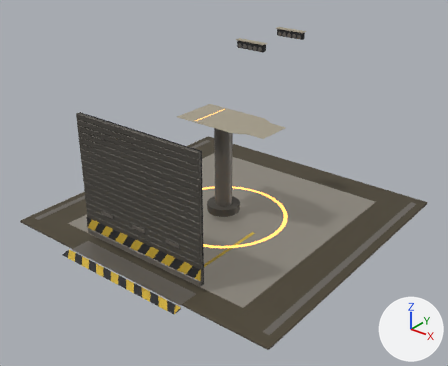
The glTF model assets/models/buildings/tank_factory.glb as it was, and as the next commit left it.
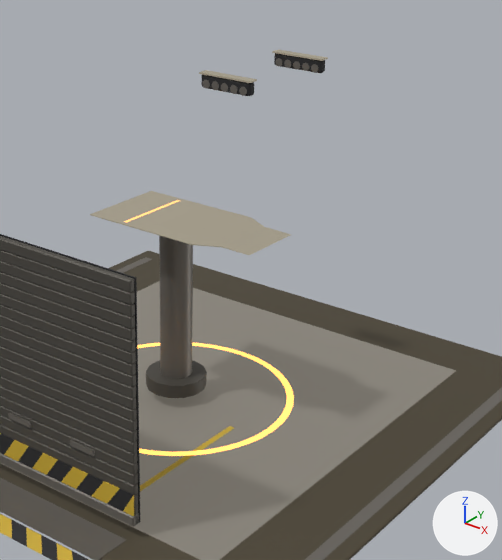
Each version appears first whole from a 50 mm lens placed at (8.77, -11.09, 7.75), pointed at (0.32, -0.53, 1.2), and next in a close-up on the part from 28% to 89% of the width and 0% to 83% of the height. The lights are fixed; the arrows at lower right show +X, +Y and +Z. The first two pictures are the older version. Both versions are drawn at frame 8 of the action 'Produce'; the numbers are the values there.

Objects in the first close-up: 'bay_door', 'lift_ram', 'plinth', 'veh_hull', 'veh_track_l', 'veh_track_r'.
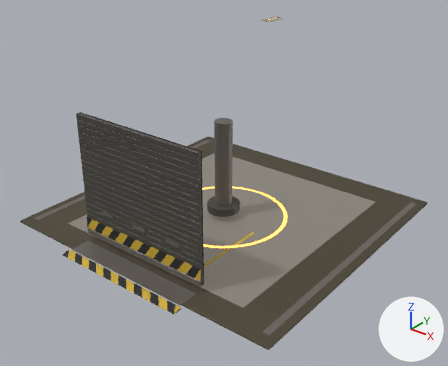
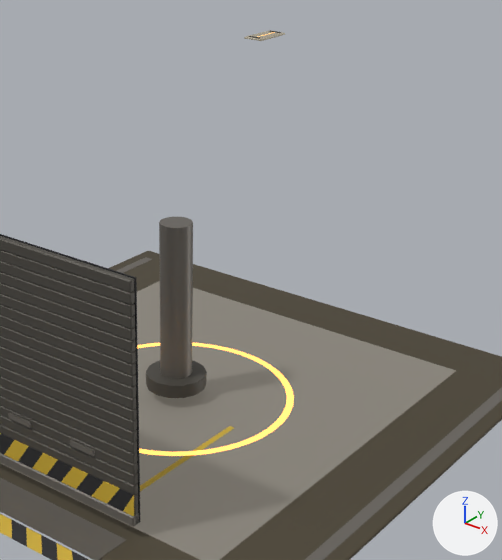
Where the change shows, as pixel boxes (x1, y1, x2, y2) in the close-ups (502 x 560 px):
'veh_hull', deleted: before (90, 191, 291, 255)
    faces in mat_fac_primer (grey #959081): (90, 191, 291, 255)
'veh_track_l', deleted: before (199, 70, 257, 96)
    faces in mat_fac_black (black #272729): (201, 74, 254, 96)
    faces in mat_fac_primer (grey #959081): (199, 70, 257, 83)
    faces in mat_fac_steel (grey #7c7771): (203, 80, 247, 96)
'veh_track_r', deleted: before (272, 49, 328, 73)
    faces in mat_fac_black (black #272729): (274, 53, 325, 73)
    faces in mat_fac_steel (grey #7c7771): (276, 58, 318, 73)
    faces in mat_fac_primer (grey #959081): (272, 49, 328, 61)
'veh_plate_1', added: after (244, 30, 285, 41)
    faces in mat_fac_primer (grey #959081): (244, 31, 285, 41)

What changed in the scene script:
```text
Add me_veh_plate_1:
    me_veh_plate_1.from_pydata(...)  # 48 vertices, 80 faces; spans x -0.75..0.75, y -0.37..0.38, z -0.06..0.03
    # faces by material slot: [44, 12, 24]
    me_veh_plate_1.materials.append(mat_fac_primer)  # grey #959081
    me_veh_plate_1.materials.append(mat_fac_hot)  # orange #c49559, glowing orange #ffbc6f
    me_veh_plate_1.materials.append(mat_fac_gunmetal)  # dark grey #59564f
Remove ob_veh_hull:
    ob_veh_hull = bpy.data.objects.new('veh_hull', me_veh_hull)
    ob_veh_hull.parent = ob_vehicle
    ob_veh_hull.location = (0.0, 0.0, 0.0)
    ob_veh_hull.scale = (1.0, 1.0, 0.0197)
Remove ob_veh_track_l:
    ob_veh_track_l = bpy.data.objects.new('veh_track_l', me_veh_track_l)
    ob_veh_track_l.parent = ob_vehicle
    ob_veh_track_l.location = (1.06, 0.0197, 1.43)
    ob_veh_track_l.scale = (0.376, 0.376, 0.376)
Remove ob_veh_track_r:
    ob_veh_track_r = bpy.data.objects.new('veh_track_r', me_veh_track_r)
    ob_veh_track_r.parent = ob_vehicle
    ob_veh_track_r.location = (2.74, 0.0197, 1.43)
    ob_veh_track_r.scale = (0.376, 0.376, 0.376)
Add ob_veh_plate_1:
    ob_veh_plate_1 = bpy.data.objects.new('veh_plate_1', me_veh_plate_1)
    ob_veh_plate_1.parent = ob_vehicle
    ob_veh_plate_1.location = (1.9, 0.0197, 2.06)
    ob_veh_plate_1.scale = (0.376, 0.376, 0.376)
```
